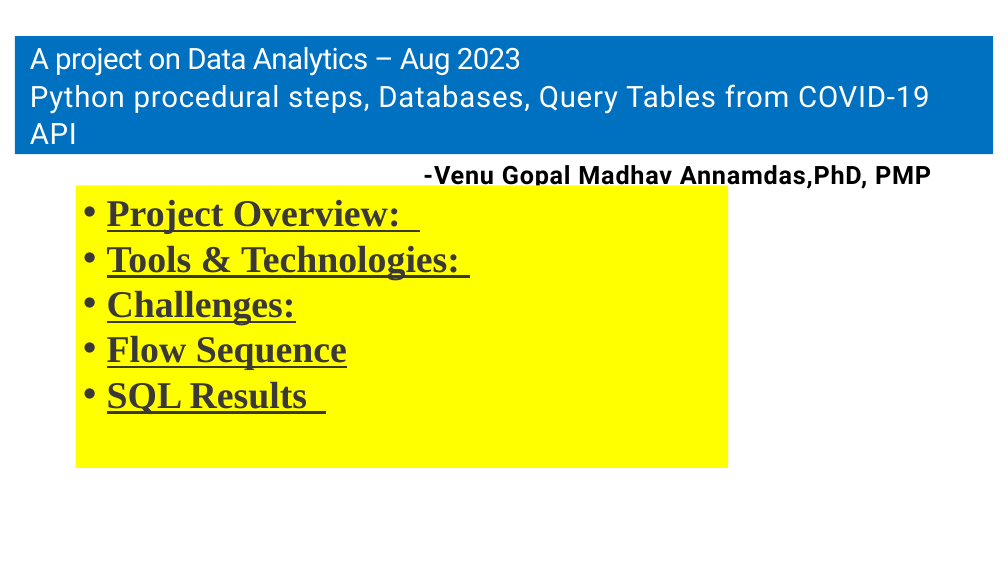
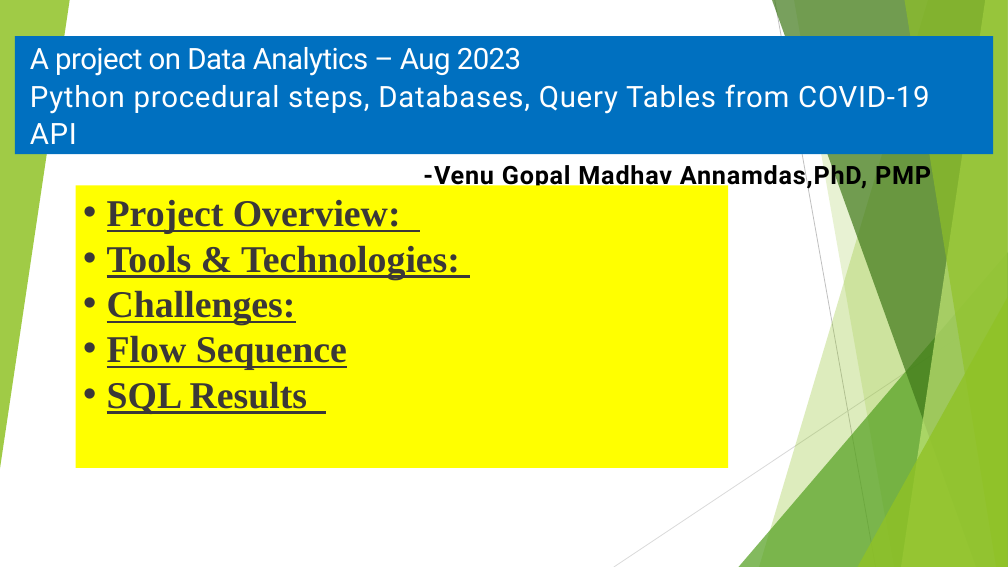
Before and after one commit to venuannamdas/mini_proj, a slide deck: slide 1 of Presentation Slides.pptx. Drawn at 1008x567 pixels with LibreOffice and Linux fonts; fonts in the diff are those of the drawing. Boxes give left, top, right and bottom in pixels: in the first picture for what was removed or moved away, otherwise in the second. Text is boxed around its words. In the diff, an @@ line names an element or a change of style, - is before the commit and + after.

```diff
--- a/Presentation Slides.pptx
+++ b/Presentation Slides.pptx
@@ group added at bbox=[0, 0, 1008, 567]: 5 freeform shapes, 3 triangles, 2 lines @@
```
Also in this commit, not shown: 7 other slides changed, 1 other file.
